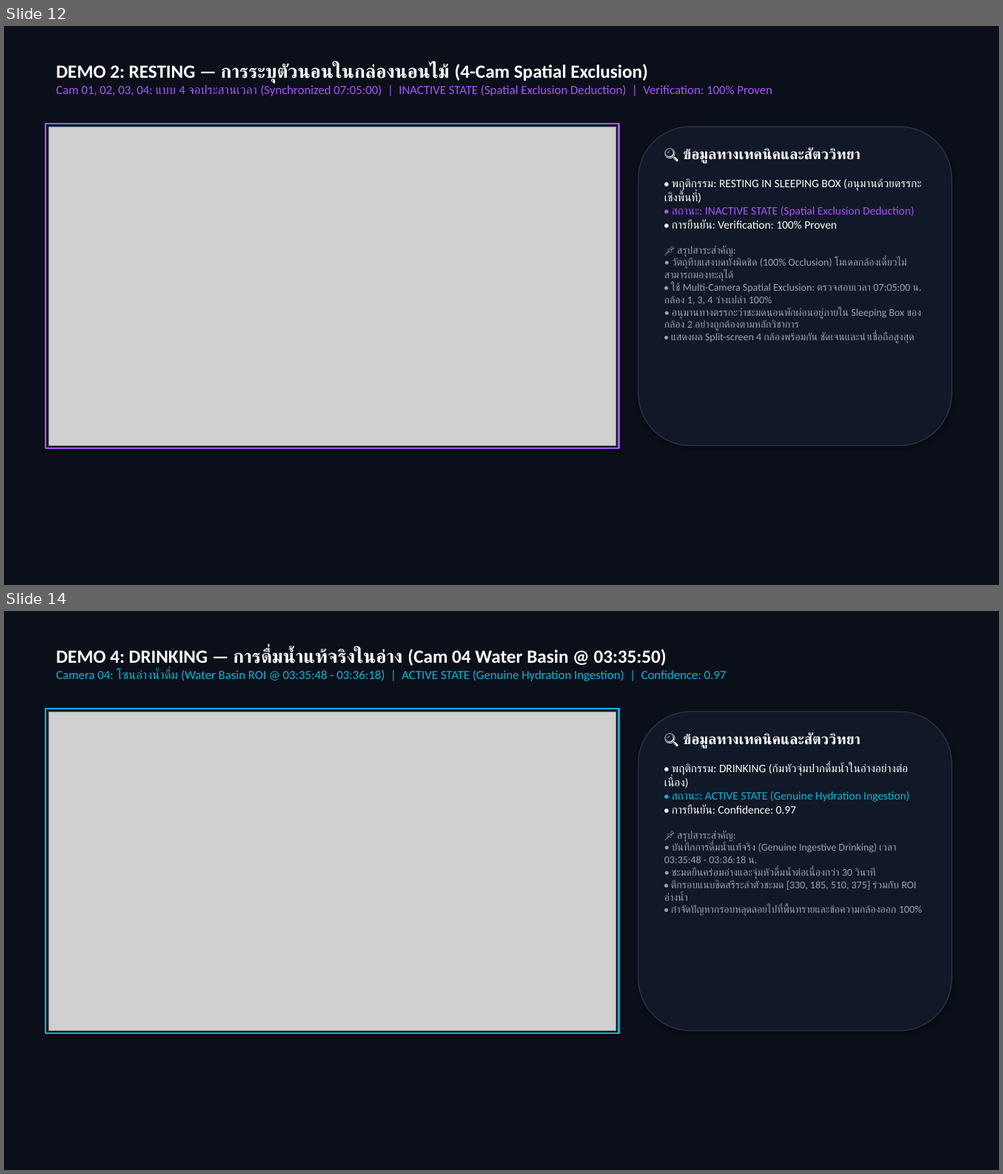
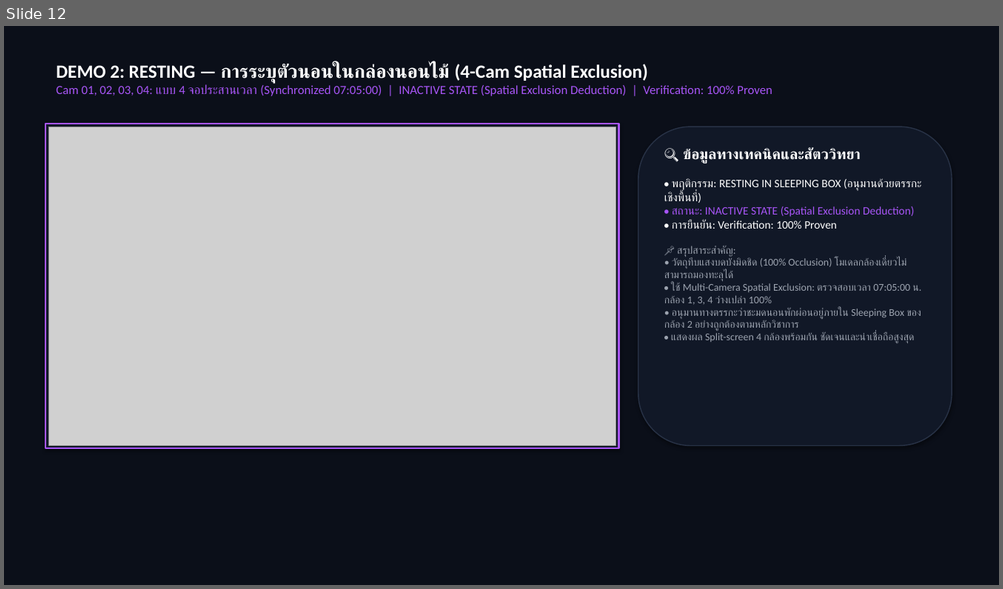
Before and after one commit to Kokokua/Project-CMZ, a slide deck: finish/Image_Processing_Presentation_Phase2_Final.pptx. Shown one above the other, each under a label of ours: slides 12 and 14 before the commit, slide 12 after it; the slides between them are not shown. The pictures are 1003x1174 and 1003x589 pixels, drawn with LibreOffice and Linux fonts; fonts in the diff are those of the drawing; grey boxes stand for pictures. Boxes give left, top, right and bottom in pixels: in the first picture for what was removed or moved away, otherwise in the second. Text is boxed around its words. In the diff, an @@ line names an element or a change of style, - is before the commit and + after.

```diff
--- a/finish/Image_Processing_Presentation_Phase2_Final.pptx
+++ b/finish/Image_Processing_Presentation_Phase2_Final.pptx
@@ slide 14 removed at box(4, 611, 999, 1170), background #FFFFFF @@
@@ rectangle removed at box(4, 611, 999, 1170) @@
@@ text removed at box(56, 649, 726, 681) @@
-DEMO 4: DRINKING — การดื่มน้ำแท้จริงในอ่าง (Cam 04 Water Basin @ 03:35:50)
-Camera 04: โซนอ่างน้ำดื่ม (Water Basin ROI @ 03:35:48 - 03:36:18) | ACTIVE STATE (Genuine Hydration Ingestion) | Confidence: 0.97
@@ rectangle removed at box(45, 709, 619, 1034) @@
@@ picture removed at box(48, 712, 616, 1031) @@
@@ rounded rectangle removed at box(638, 712, 951, 1031) @@
@@ text removed at box(664, 733, 922, 916) @@
-🔍 ข้อมูลทางเทคนิคและสัตววิทยา
-• พฤติกรรม: DRINKING (ก้มหัวจุ่มปากดื่มน้ำในอ่างอย่างต่อเนื่อง)
-• สถานะ: ACTIVE STATE (Genuine Hydration Ingestion)
-• การยืนยัน: Confidence: 0.97
-📌 สรุปสาระสำคัญ:
-• บันทึกการดื่มน้ำแท้จริง (Genuine Ingestive Drinking) เวลา 03:35:48 - 03:36:18 น.
-• ชะมดยืนคร่อมอ่างและจุ่มหัวดื่มน้ำต่อเนื่องกว่า 30 วินาที
-• ตีกรอบแนบชิดสรีระลำตัวชะมด [330, 185, 510, 375] ร่วมกับ ROI อ่างน้ำ
-• กำจัดปัญหากรอบหลุดลอยไปที่พื้นทรายและข้อความกล้องออก 100%
```
Also in this commit, not shown: 3 slides changed, 4 other files.
